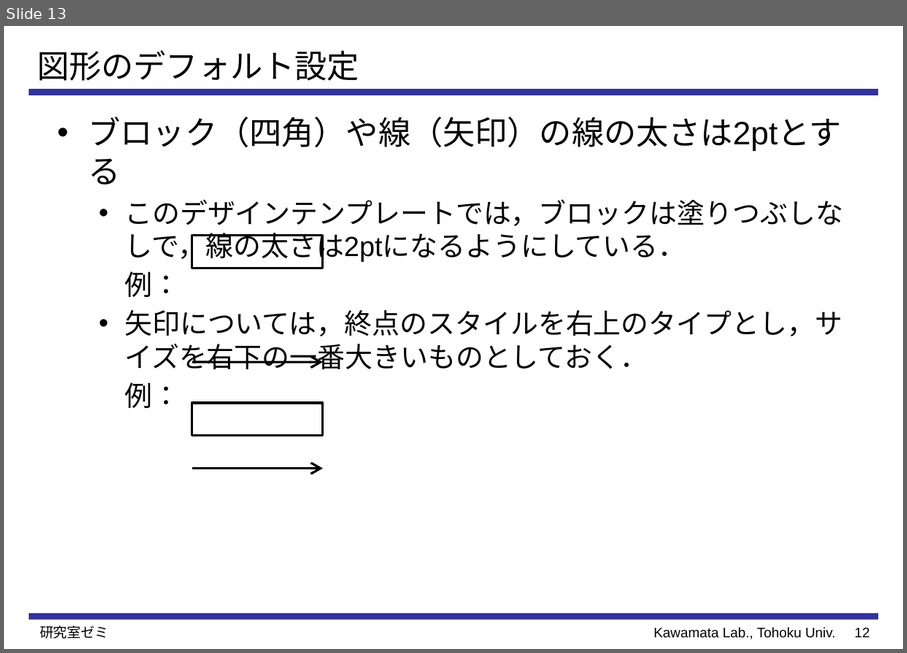
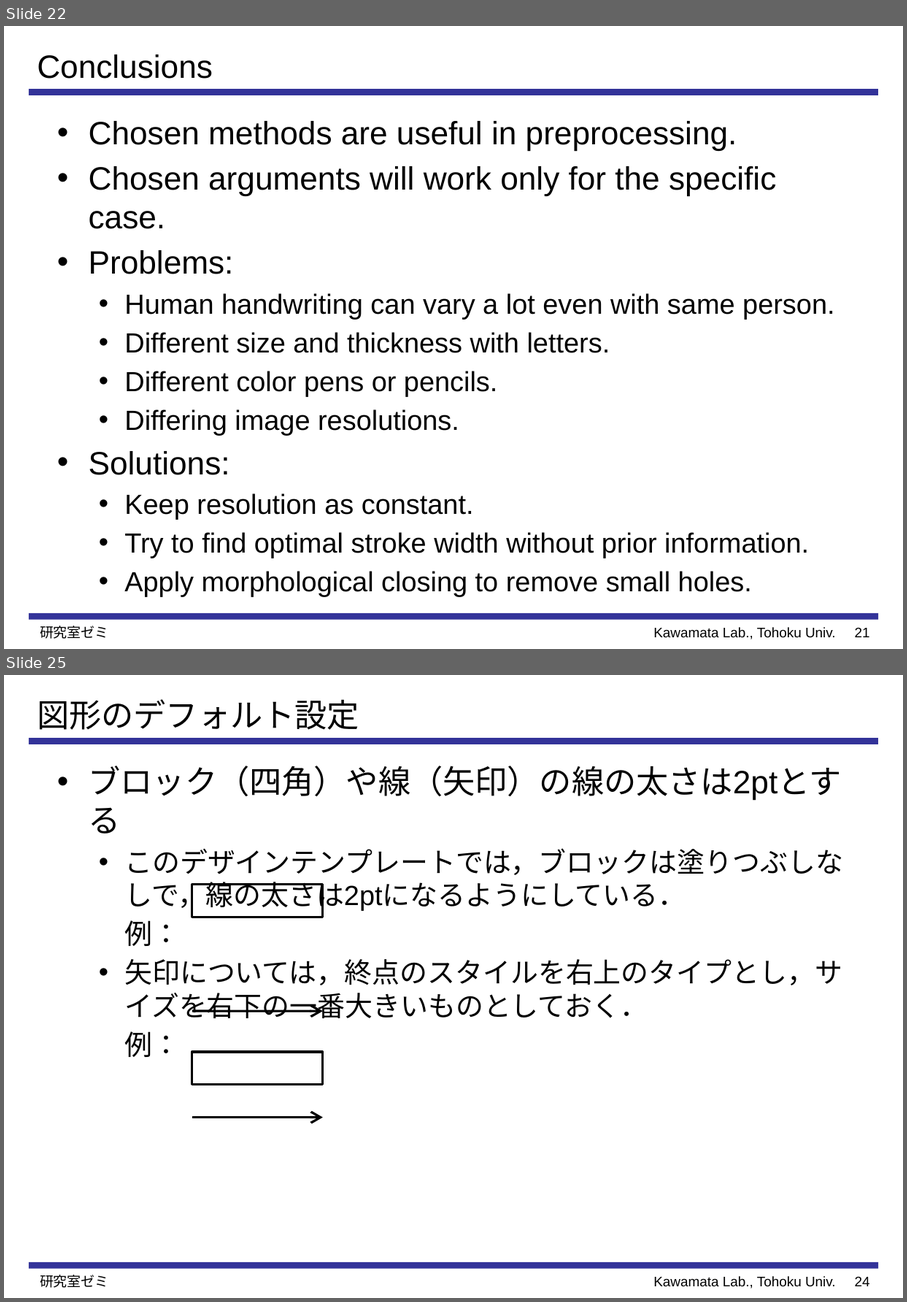
Before and after one commit to Perttu-/Handwriting-recognition, a slide deck: reports & presentations/Preprocessing and Feature Extraction for.pptx. Shown one above the other, each under a label of ours: slide 13 before the commit, slides 22 and 25 after it; the slides between them are not shown. The pictures are 907x653 and 907x1302 pixels, drawn with LibreOffice and Linux fonts; fonts in the diff are those of the drawing. Boxes give left, top, right and bottom in pixels: in the first picture for what was removed or moved away, otherwise in the second. Text is boxed around its words. In the diff, an @@ line names an element or a change of style, - is before the commit and + after.

Commit message:
presentation and also some new images

```diff
--- a/reports & presentations/Preprocessing and Feature Extraction for.pptx
+++ b/reports & presentations/Preprocessing and Feature Extraction for.pptx
@@ slide 22 added at [4, 26, 903, 649], background #FFFFFF; not listed: 3 template elements that a slide beside it also shows @@
@@ title added at [37, 54, 213, 79], 28 pt, text #000000 @@
+Conclusions
@@ text added at [89, 121, 835, 596], 24 pt, text #000000 @@
+• Chosen methods are useful in preprocessing.
+• Chosen arguments will work only for the specific case.
+• Problems:
+  • Human handwriting can vary a lot even with same person.
+  • Different size and thickness with letters.
+  • Different color pens or pencils.
+  • Differing image resolutions.
+• Solutions:
+  • Keep resolution as constant.
+  • Try to find optimal stroke width without prior information.
+  • Apply morphological closing to remove small holes.
@@ text added at [40, 625, 109, 638], 12 pt, text #000000 @@
+研究室ゼミ
@@ page number added at [855, 627, 871, 637], 12 pt, text #000000 @@
+21
@@ what was slide 13 is now slide 25 @@
@@ page number at [855, 1276, 871, 1286]: text changed @@
-12
+24
```
Also in this commit, not shown: 10 slides changed, 11 other slides added, 11 other files.
